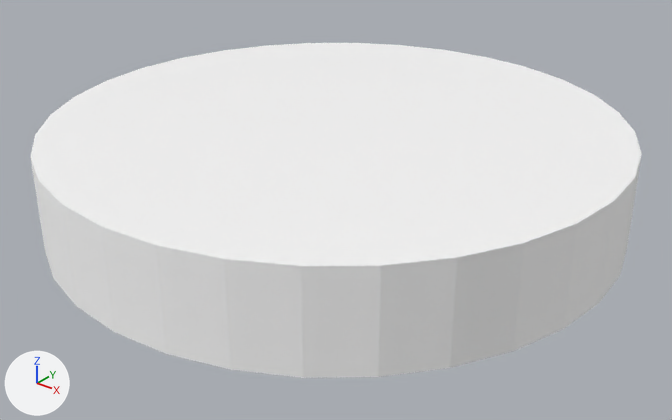
The glTF model exports/glb/Hanger locking/Hanger _ locking washer__n2.glb, before and after one commit.
Both versions are drawn from a 50 mm camera at (-0.1797, 2.7246, 4.7465) aimed at (-0.317, 2.8963, 4.6401). Arrows for +X, +Y and +Z are at lower left; the lights stay in place. The first picture is the older version.

The first picture shows 'Hanger | locking washer'.
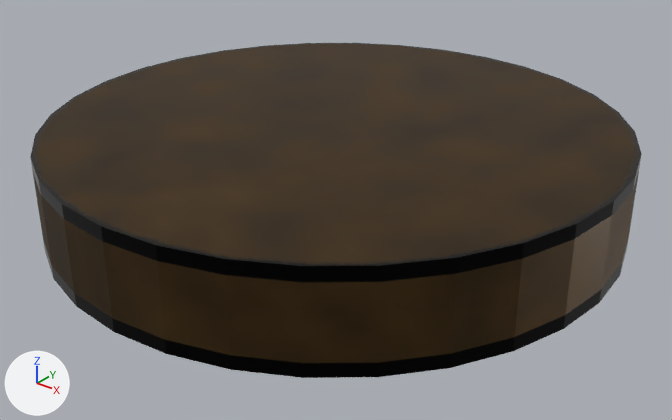
The change, as a diff of the scene's bpy script:
```diff
--- a/exports/glb/Hanger locking/Hanger _ locking washer__n2.glb.py
+++ b/exports/glb/Hanger locking/Hanger _ locking washer__n2.glb.py
@@ img_orm_g53_s0_hanger___locking_washer @@
+img_orm_g53_s0_hanger___locking_washer = load_image('ORM_g53_s0_Hanger _ locking washer', '_unpacked/ORM_g53_s0_Hanger___locking_washer', 256, 256, 'Non-Color')
@@ img_bc_g53_s0_hanger___locking_washer @@
+img_bc_g53_s0_hanger___locking_washer = load_image('BC_g53_s0_Hanger _ locking washer', '_unpacked/BC_g53_s0_Hanger___locking_washer', 256, 256, 'sRGB')
@@ mat_baked_g53_s0_hanger___locking_washer @@
+mat_baked_g53_s0_hanger___locking_washer = bpy.data.materials.new('BAKED_g53_s0_Hanger _ locking washer')
+# uses the picture img_bc_g53_s0_hanger___locking_washer
+# uses the picture img_orm_g53_s0_hanger___locking_washer
@@ me_cylinder_143 @@
 me_cylinder_143.from_pydata(...)  # 64 vertices, 124 faces; spans x -0.075..0.075, y -0.075..0.075, z -0.013..0.013
-me_cylinder_143.materials.append(mat_hanger_bronze___dark_worked_alloy)  # white #ffffff
+me_cylinder_143.materials.append(mat_baked_g53_s0_hanger___locking_washer)
```

Location of each change, (x1, y1, x2, y2) in pixels of the pictures (672 x 420 px):
'Hanger | locking washer', recoloured (white to brown): (30, 43, 642, 378) in both
